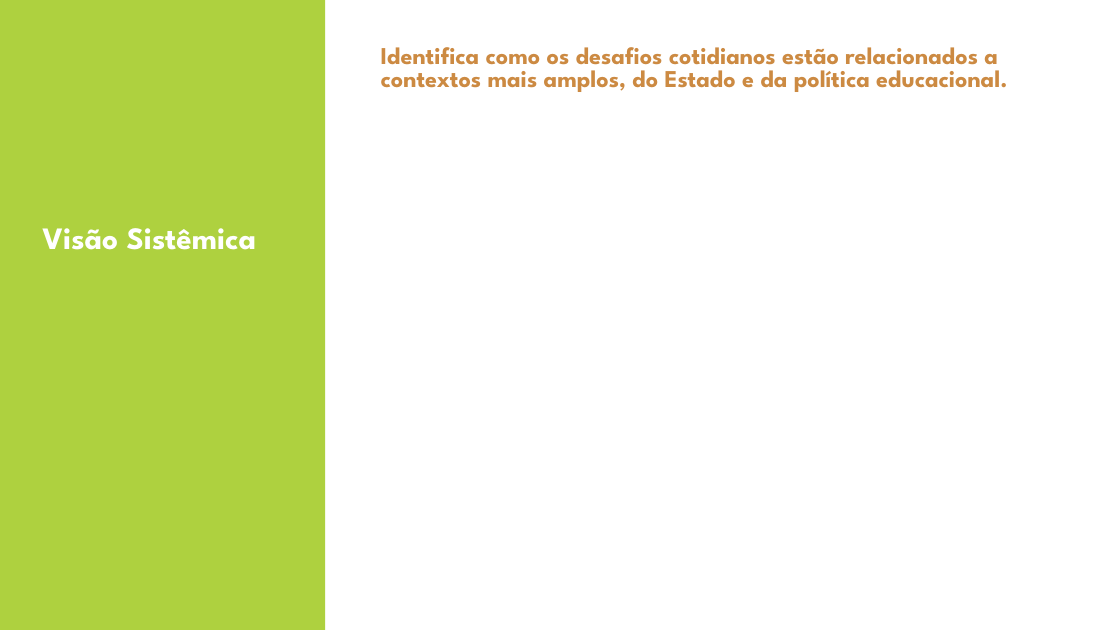
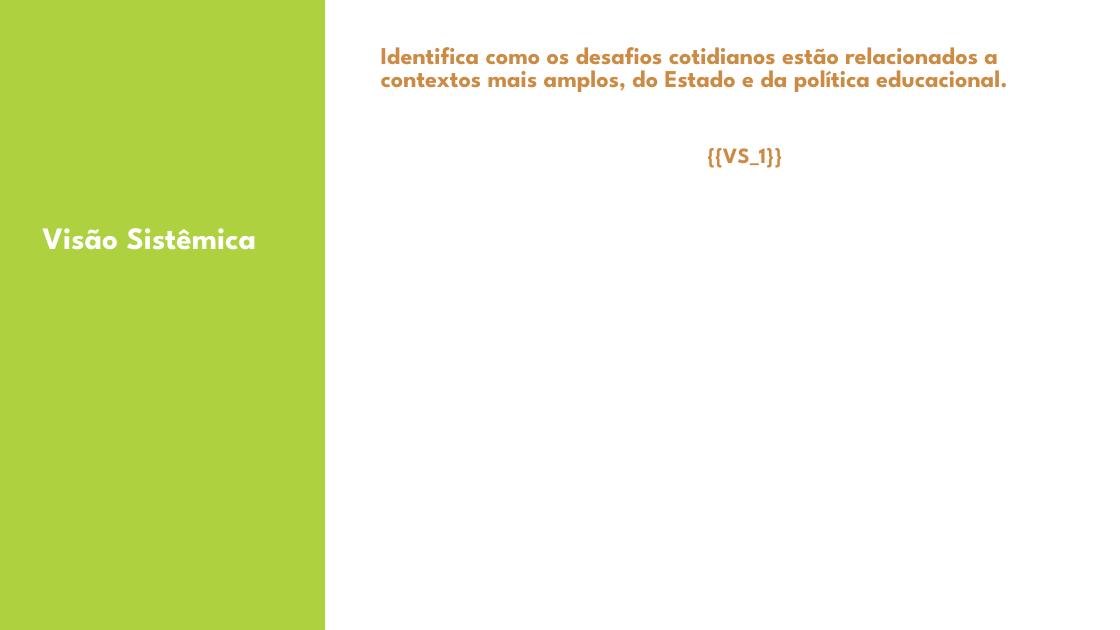
Before and after one commit to hugobovareto/Avaliacao-de-Desempenho-2025, a slide deck: slide 5 of templates/[GARN] Modelo de apresentação de slides.pptx. Drawn at 1120x630 pixels with LibreOffice and Linux fonts; fonts in the diff are those of the drawing; background and template pictures are left out. Boxes give left, top, right and bottom in pixels: in the first picture for what was removed or moved away, otherwise in the second. Text is boxed around its words. In the diff, an @@ line names an element or a change of style, - is before the commit and + after.

```diff
--- a/templates/[GARN] Modelo de apresentação de slides.pptx
+++ b/templates/[GARN] Modelo de apresentação de slides.pptx
@@ text added at <box>707,148,783,168</box>, 14 pt, text #CC8A42, bold @@
+{{VS_1}}
```
Also in this commit, not shown: 27 other slides changed, 4 other files.
